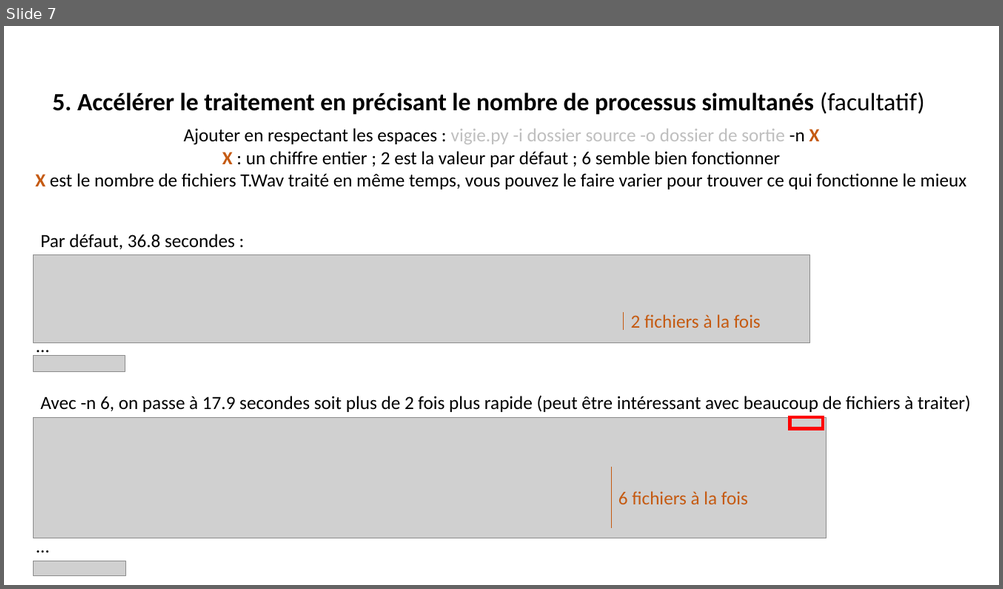
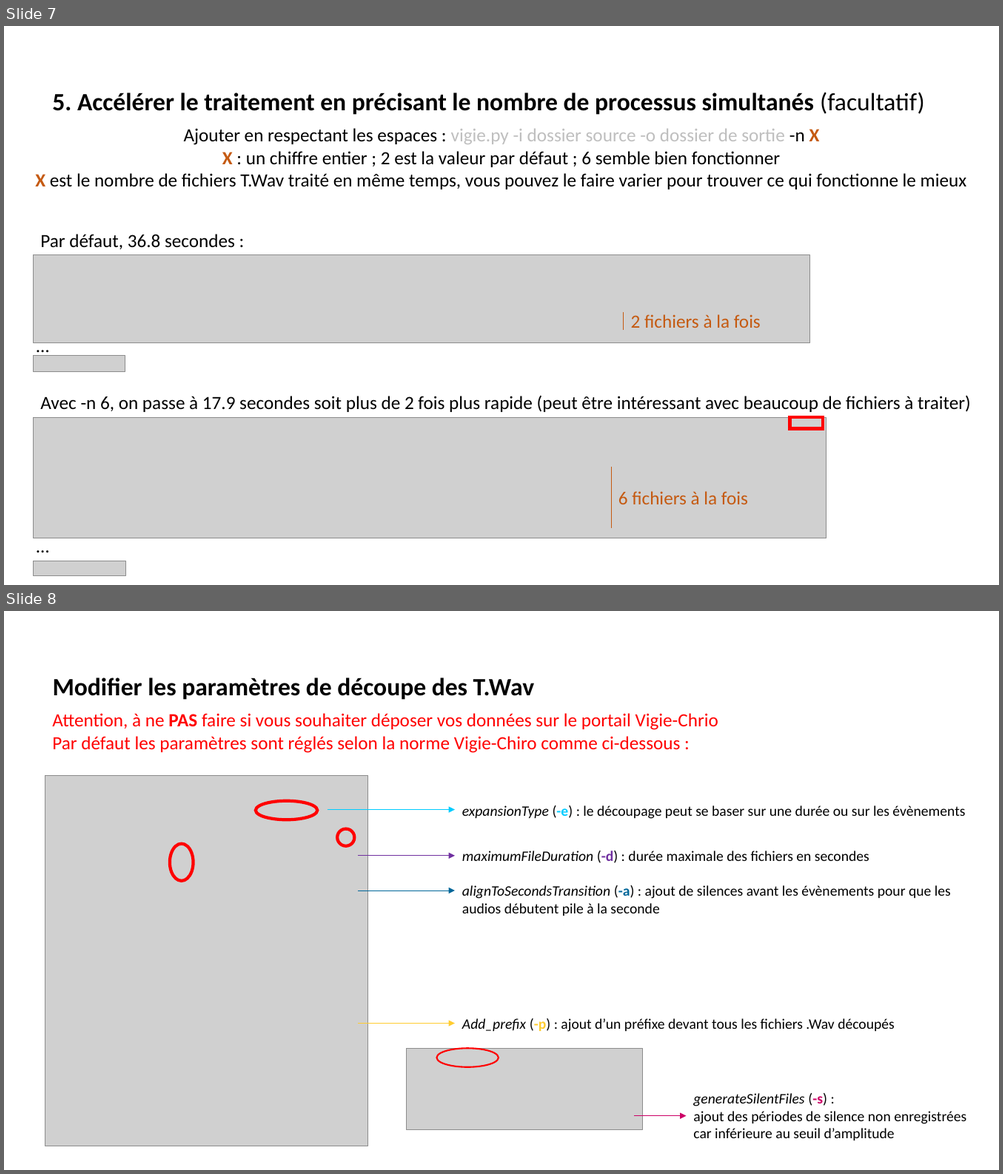
Before and after one commit to CEREMA/TWAV_splitter, a slide deck: Tuto_decoup_TWAV.pptx. Shown one above the other, each under a label of ours: slide 7 before the commit, slides 7 and 8 after it. The pictures are 1003x589 and 1003x1174 pixels, drawn with LibreOffice and Linux fonts; fonts in the diff are those of the drawing; grey boxes stand for pictures. Boxes give left, top, right and bottom in pixels: in the first picture for what was removed or moved away, otherwise in the second. Text is boxed around its words. In the diff, an @@ line names an element or a change of style, - is before the commit and + after.

```diff
--- a/Tuto_decoup_TWAV.pptx
+++ b/Tuto_decoup_TWAV.pptx
@@ slide 8 added at [4,611,999,1170], background #FFFFFF @@
@@ text added at [53,678,535,700], 24 pt, text #000000, bold @@
+Modifier les paramètres de découpe des T.Wav
@@ text added at [52,713,718,753], 18 pt, text #FF0000 @@
+Attention, à ne PAS faire si vous souhaiter déposer vos données sur le portail Vigie-Chrio
+Par défaut les paramètres sont réglés selon la norme Vigie-Chiro comme ci-dessous :
@@ arrow added from (327, 809) to (455, 809), #00CCFF 0.5 pt @@
@@ text added at [462,806,965,819], 14 pt, text #000000 @@
+expansionType (-e) : le découpage peut se baser sur une durée ou sur les évènements
@@ group added at [45,776,368,1147]: 3 ellipses, 1 picture @@
@@ text added at [462,851,869,863], 14 pt, text #000000 @@
+maximumFileDuration (-d) : durée maximale des fichiers en secondes
@@ arrow added from (358, 856) to (455, 856), #7030A0 0.5 pt @@
@@ arrow added from (358, 891) to (455, 891), #006699 0.5 pt @@
@@ text added at [462,886,950,916], 14 pt, text #000000 @@
+alignToSecondsTransition (-a) : ajout de silences avant les évènements pour que les audios débutent pile à la seconde
@@ arrow added from (358, 1024) to (455, 1024), #FFCC30 0.5 pt @@
@@ text added at [462,1019,894,1032], 14 pt, text #000000 @@
+Add_prefix (-p) : ajout d’un préfixe devant tous les fichiers .Wav découpés
@@ picture added at [406,1048,642,1130] @@
@@ ellipse added at [437,1049,498,1068], outline #FF0000 1.5 pt @@
@@ text added at [693,1093,966,1141], 14 pt, text #000000 @@
+generateSilentFiles (-s) :
+ajout des périodes de silence non enregistrées car inférieure au seuil d’amplitude
@@ arrow added from (634, 1116) to (686, 1116), #CC0066 0.5 pt @@
```
Also in this commit, not shown: 1 slide changed, 1 other slide added, 1 slide removed, 1 other file.
